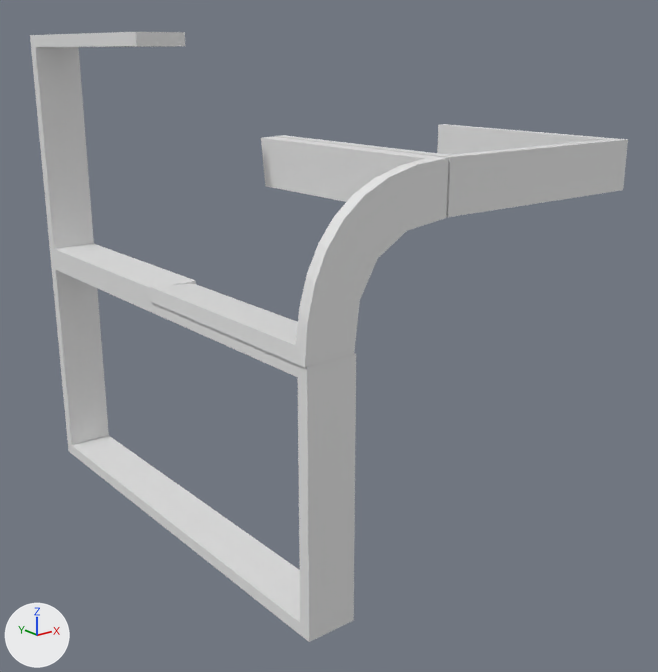
Two versions of the OBJ model data/bmc/SET_4W2C/t_298.obj, one commit apart.
The view is the same before and after, from a 50 mm lens placed at (-1.11, -1.566, 0.468), pointed at (0.099, -0.056, -0.137). The axes (+X, +Y, +Z) are drawn at lower left. The lights are the same throughout. Where no turn or scale is listed for an object, it has been applied to the vertices.

The first picture shows 't_298'.
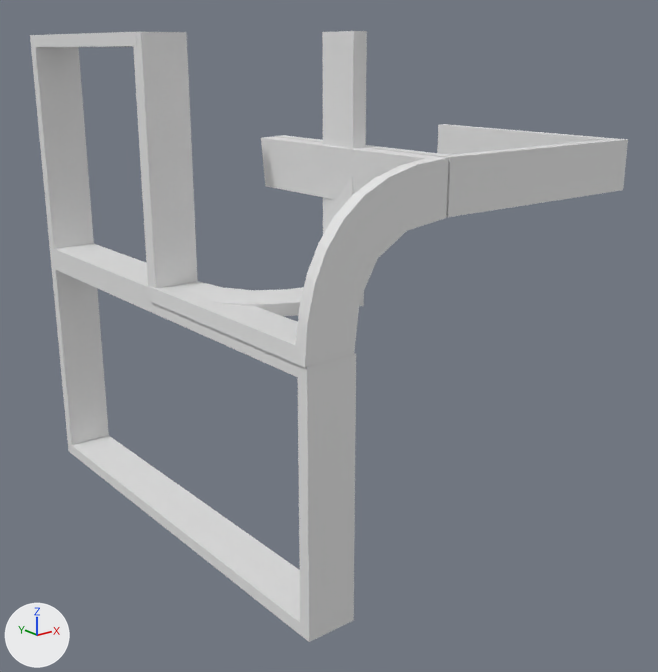
Boxes [x1, y1, x2, y2] around the edits, measured in the pictures (658 x 672 px):
't_298', reshaped: before [30, 32, 628, 642]; after [30, 31, 628, 642]
part 1 of me_t_298, added: after [133, 31, 367, 316]
part 2 of me_t_298, built on: [152, 138, 425, 345] in both

The change, as a list of edits to the scene's bpy script:
```text
Change me_t_298:
    used by ob_t_298; location = (0.0, 0.0, 0.0)
    remove me_t_298.from_pydata(...)  # 96 vertices, 190 faces; spans x -0.304..0.5, y -0.5..0.5, z -0.5..0.5
    add me_t_298.from_pydata(...)  # 196 vertices, 386 faces; spans x -0.304..0.5, y -0.5..0.5, z -0.5..0.5
    me_t_298 part 1: a new loose piece of 72 vertices spanning x -0.3..0.0, y -0.286..0.014, z 0.0..0.5
    me_t_298 part 2
    20 faces are deleted
    16 vertices are added at x -0.279..-0.004, y -0.25..0.0, z -0.001..0.274
    6 new vertices lie (0.0, 0.125, 0.0) away from vertices in x -0.279..-0.004, y -0.25, z -0.001..0.274
    6 new vertices lie (0.0, 0.118, 0.0) away from vertices in x -0.278..-0.027, y -0.237, z 0.022..0.273
    76 new faces join them
```
